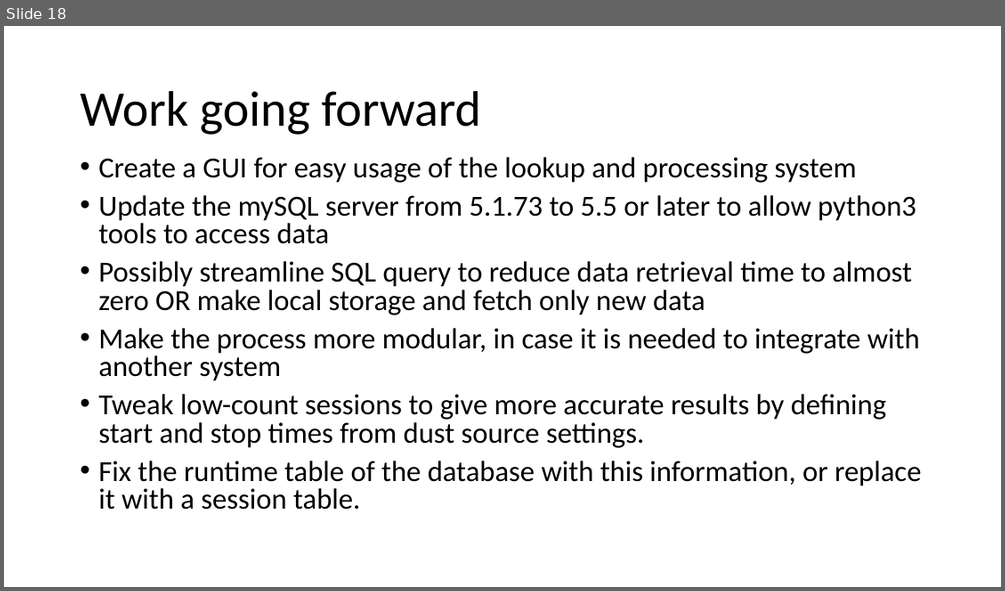
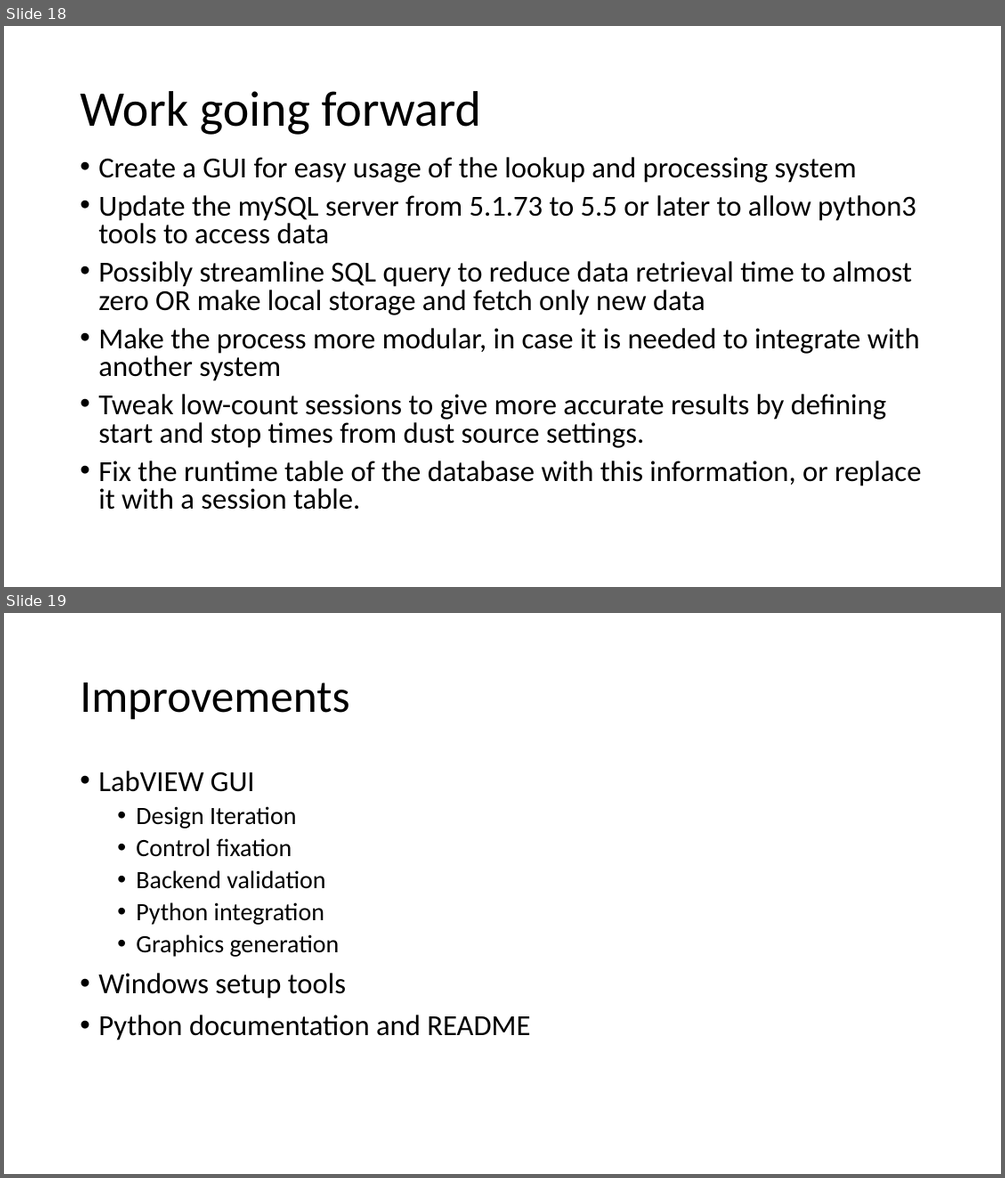
Before and after one commit to nathan-m-schneider-22/Dust-Accelerator-Database-Analysis, a slide deck: Dust_Data_Project.pptx. Shown one above the other, each under a label of ours: slide 18 before the commit, slides 18 and 19 after it. The pictures are 1005x591 and 1005x1178 pixels, drawn with LibreOffice and Linux fonts; fonts in the diff are those of the drawing. Boxes give left, top, right and bottom in pixels: in the first picture for what was removed or moved away, otherwise in the second. Text is boxed around its words. In the diff, an @@ line names an element or a change of style, - is before the commit and + after.

```diff
--- a/Dust_Data_Project.pptx
+++ b/Dust_Data_Project.pptx
@@ slide 19 added at bbox=[4, 613, 1001, 1174], background #FFFFFF @@
@@ title added at bbox=[80, 682, 349, 720], 44 pt, text #000000 @@
+Improvements
@@ text added at bbox=[98, 771, 530, 1040], 24 pt, text #000000 @@
+• LabVIEW GUI
+  • Design Iteration
+  • Control fixation
+  • Backend validation
+  • Python integration
+  • Graphics generation
+• Windows setup tools
+• Python documentation and README
```
Also in this commit, not shown: 2 other slides added, 2 other files.
